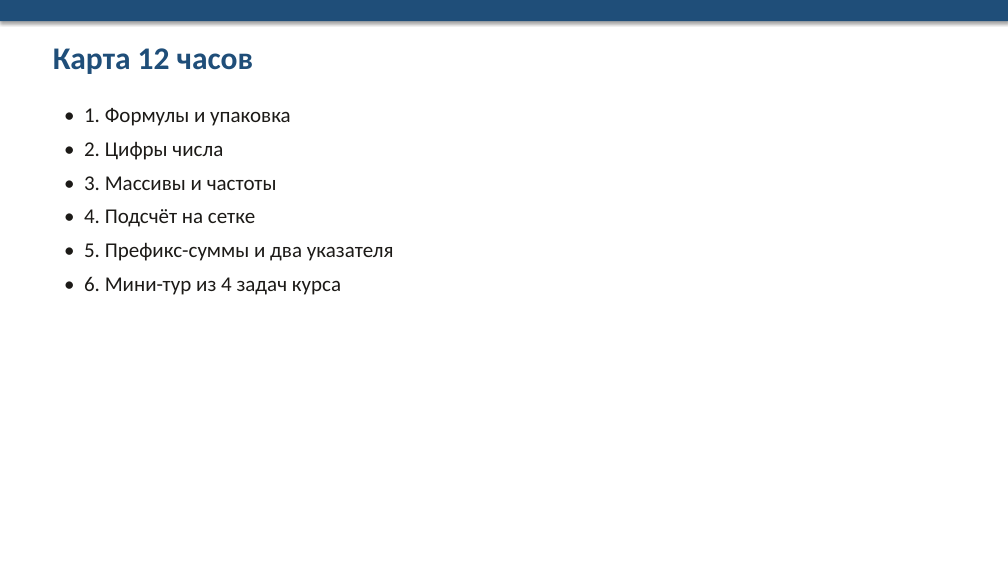
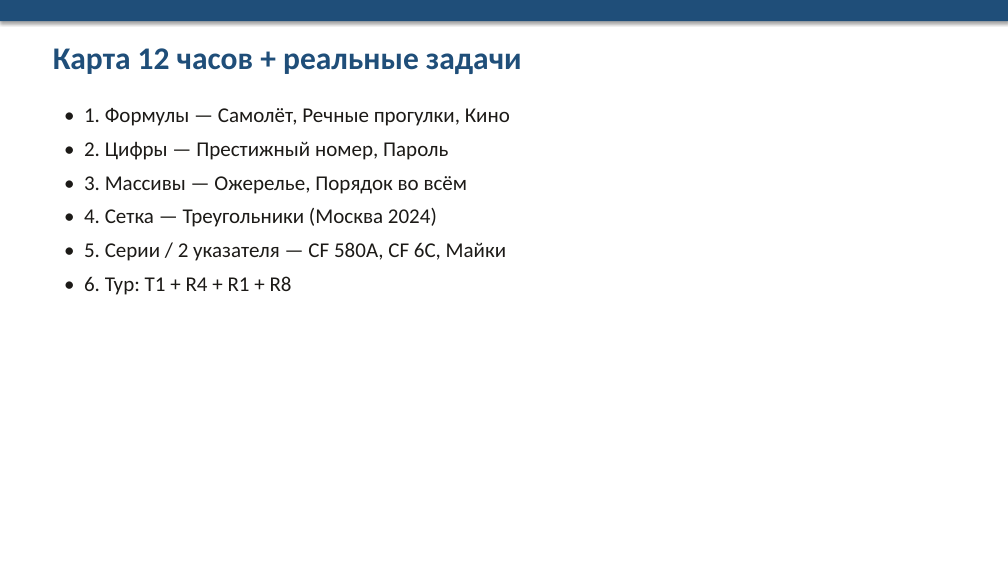
Before and after one commit to NastyaKL95/plan, a slide deck: slide 3 of informatika-mun-26-27/kurs-olimpiada-12h/office/Prezentaciya_kurs_12h.pptx. Drawn at 1008x567 pixels with LibreOffice and Linux fonts; fonts in the diff are those of the drawing. Boxes give left, top, right and bottom in pixels: in the first picture for what was removed or moved away, otherwise in the second. Text is boxed around its words. In the diff, an @@ line names an element or a change of style, - is before the commit and + after.

```diff
--- a/informatika-mun-26-27/kurs-olimpiada-12h/office/Prezentaciya_kurs_12h.pptx
+++ b/informatika-mun-26-27/kurs-olimpiada-12h/office/Prezentaciya_kurs_12h.pptx
@@ text at [53,48,522,74]: text changed @@
-Карта 12 часов
+Карта 12 часов + реальные задачи
@@ text at [84,108,510,295]: text changed @@
-• 1. Формулы и упаковка
-• 2. Цифры числа
-• 3. Массивы и частоты
-• 4. Подсчёт на сетке
-• 5. Префикс-суммы и два указателя
-• 6. Мини-тур из 4 задач курса
+• 1. Формулы — Самолёт, Речные прогулки, Кино
+• 2. Цифры — Престижный номер, Пароль
+• 3. Массивы — Ожерелье, Порядок во всём
+• 4. Сетка — Треугольники (Москва 2024)
+• 5. Серии / 2 указателя — CF 580A, CF 6C, Майки
+• 6. Тур: T1 + R4 + R1 + R8
```
Also in this commit, not shown: 8 other slides changed, 5 slides added, 4 slides removed, 23 other files.
